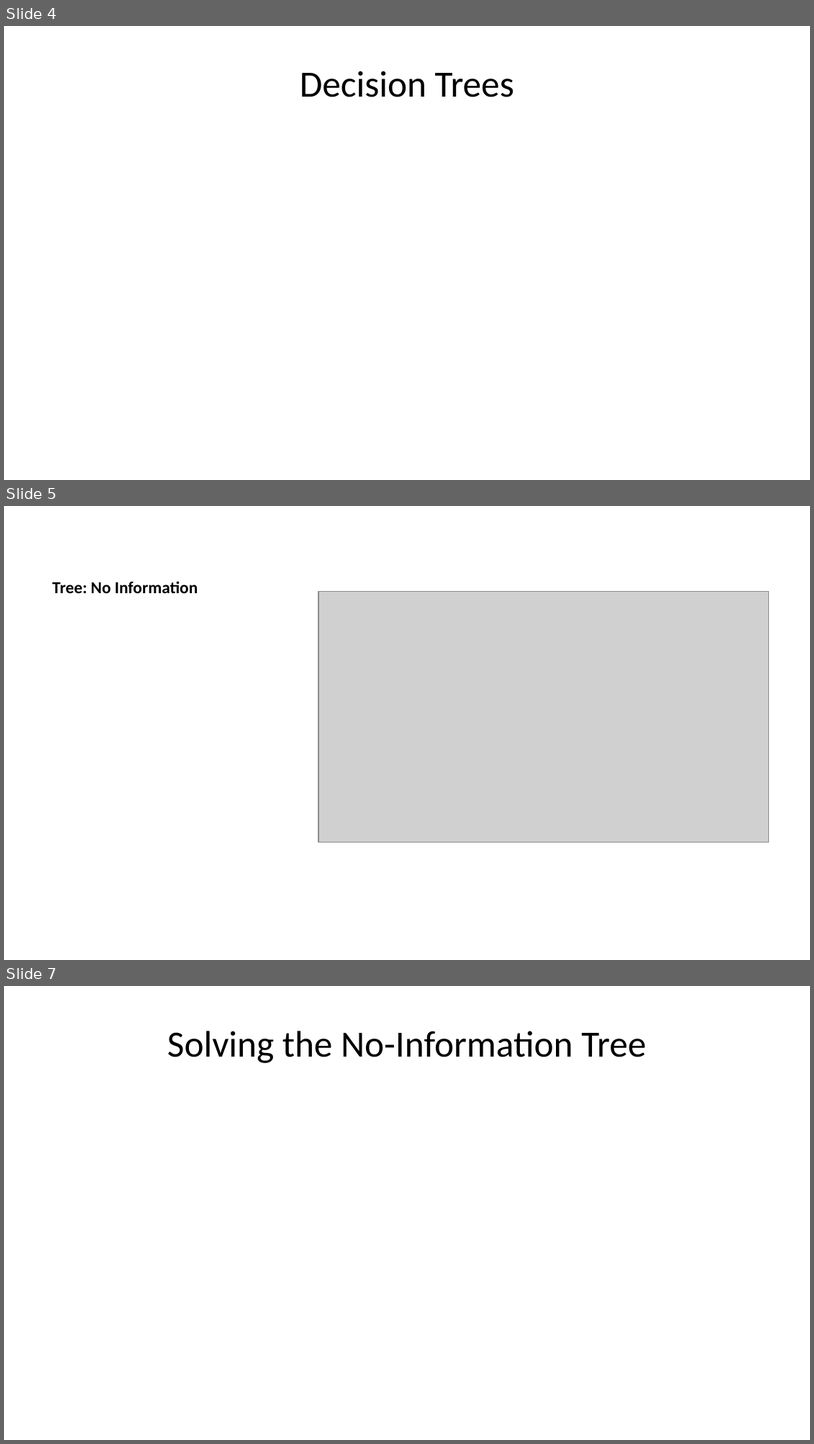
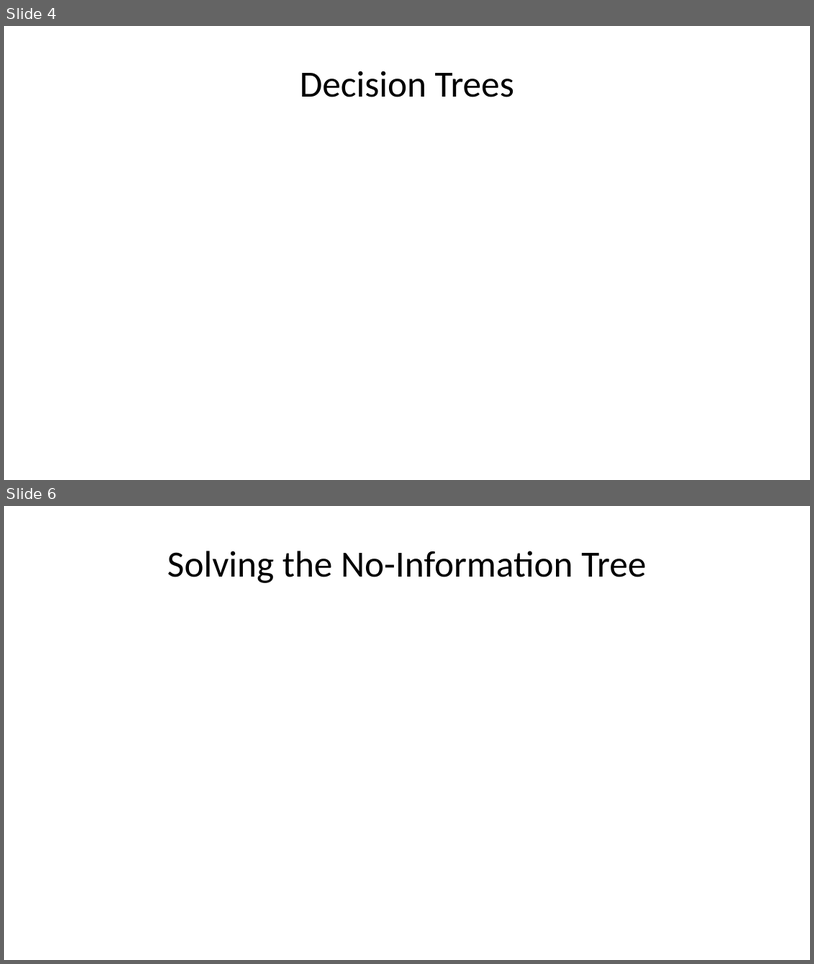
Before and after one commit to CEVE-421-521/ceve-421-521.github.io, a slide deck: lectures/week-07/evii.pptx. Shown one above the other, each under a label of ours: slides 4, 5 and 7 before the commit, slides 4 and 6 after it; the slides between them are not shown. The pictures are 814x1444 and 814x964 pixels, drawn with LibreOffice and Linux fonts; fonts in the diff are those of the drawing; grey boxes stand for pictures. Boxes give left, top, right and bottom in pixels: in the first picture for what was removed or moved away, otherwise in the second. Text is boxed around its words. In the diff, an @@ line names an element or a change of style, - is before the commit and + after.

```diff
--- a/lectures/week-07/evii.pptx
+++ b/lectures/week-07/evii.pptx
@@ slide 5 removed at [4,506,810,960], background #FFFFFF @@
@@ title removed at [52,581,198,593] @@
-Tree: No Information
@@ picture removed at [319,592,769,842] @@
@@ what was slide 7 is now slide 6 @@
```
Also in this commit, not shown: 4 slides changed, 3 other slides removed, 57 other files.
